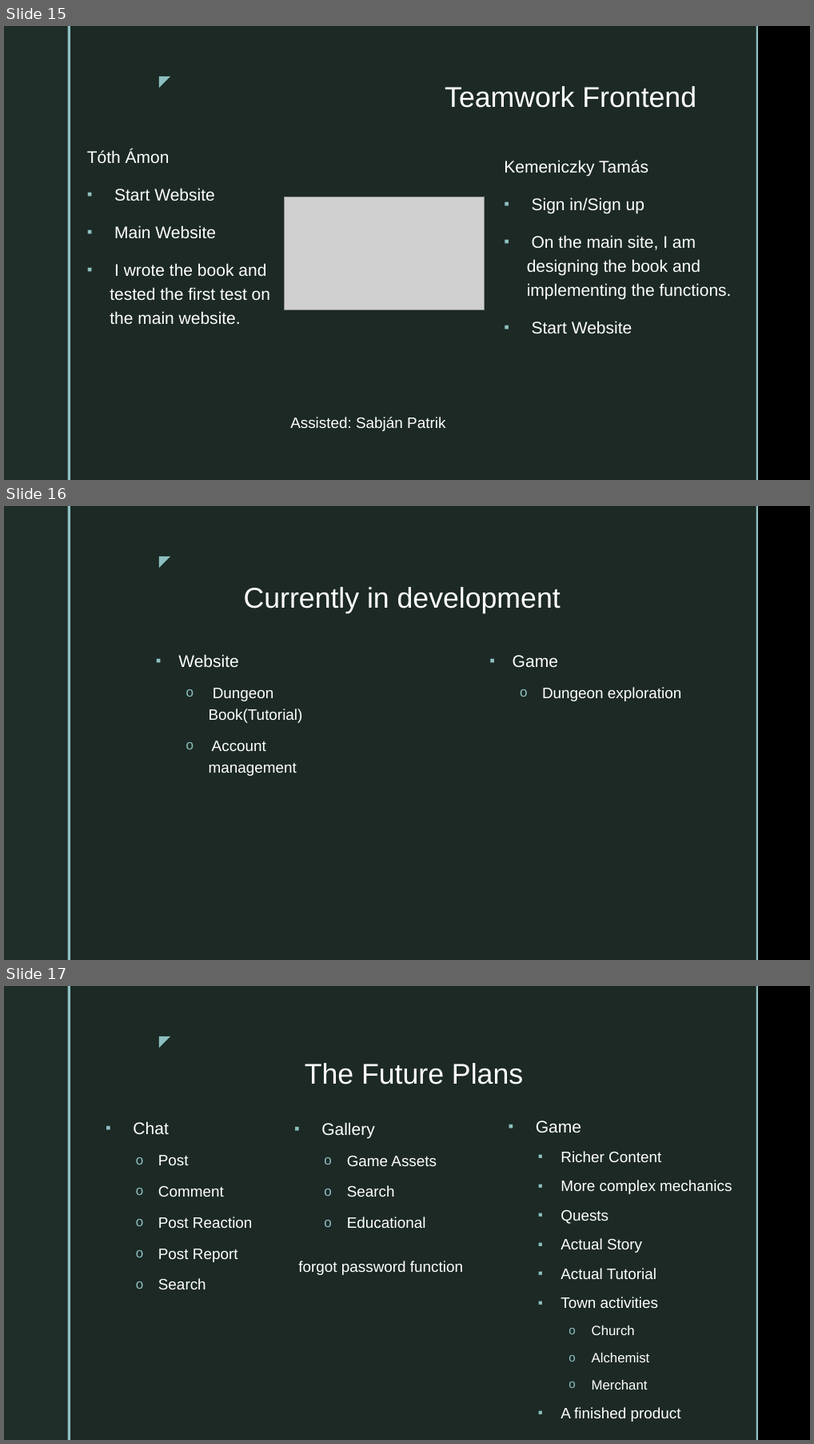
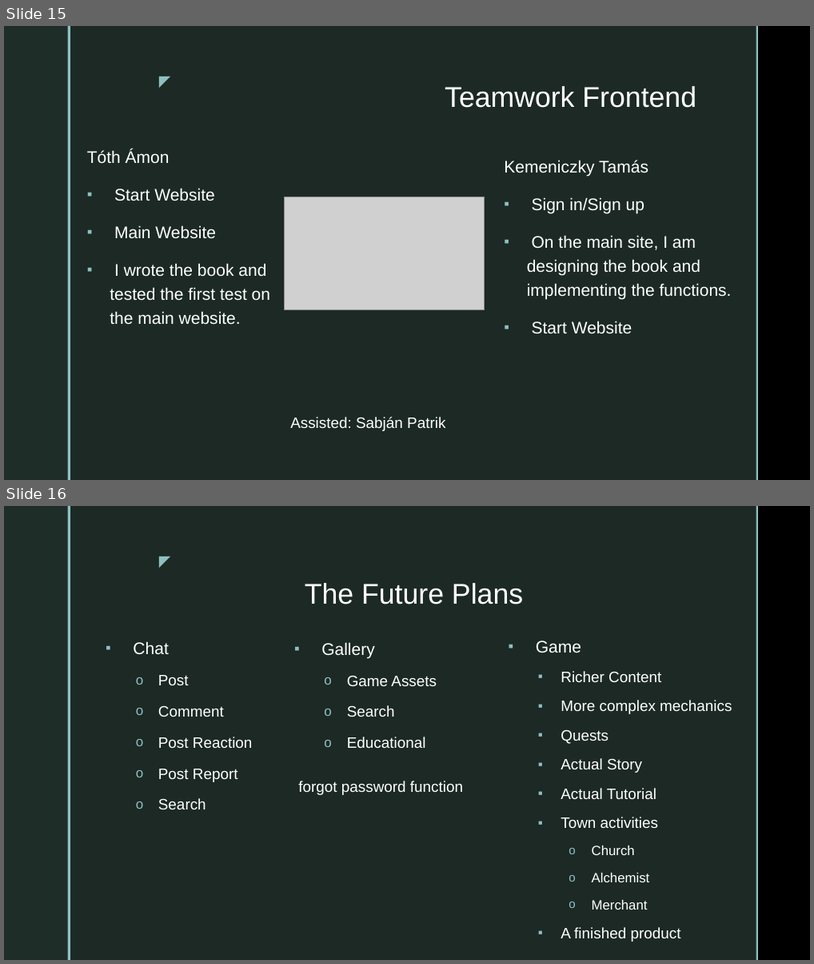
Before and after one commit to SabPat702/sabjanpatrik, a slide deck: mestermunka/orai/Dokumentacio/mestermunka_ppt.pptx. Shown one above the other, each under a label of ours: slides 15, 16 and 17 before the commit, slides 15 and 16 after it. The pictures are 814x1444 and 814x964 pixels, drawn with LibreOffice and Linux fonts; fonts in the diff are those of the drawing; grey boxes stand for pictures; background and template pictures are left out. Boxes give left, top, right and bottom in pixels: in the first picture for what was removed or moved away, otherwise in the second. Text is boxed around its words. In the diff, an @@ line names an element or a change of style, - is before the commit and + after.

```diff
--- a/mestermunka/orai/Dokumentacio/mestermunka_ppt.pptx
+++ b/mestermunka/orai/Dokumentacio/mestermunka_ppt.pptx
@@ slide 16 removed at bbox=[4, 506, 810, 960], background picture (left out); not listed: 5 template elements that a slide beside it also shows @@
@@ title removed at bbox=[244, 587, 561, 613] @@
-Currently in development
@@ text removed at bbox=[178, 654, 303, 776] @@
-▪ Website
-  o Dungeon Book(Tutorial)
-  o Account management
@@ text removed at bbox=[513, 655, 682, 701] @@
-▪ Game
-  o Dungeon exploration
@@ what was slide 17 is now slide 16 @@
```
Also in this commit, not shown: 1 slide changed.
